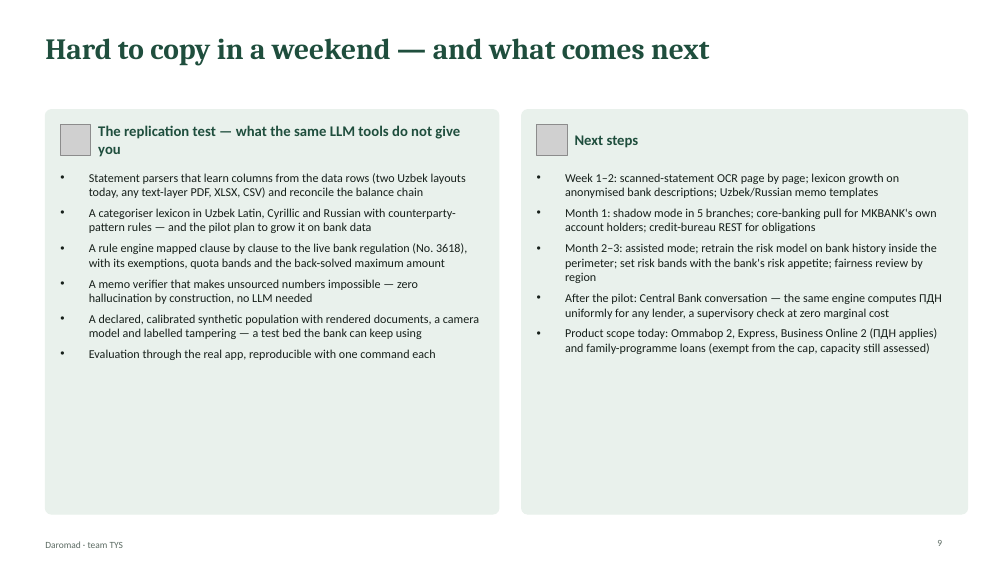
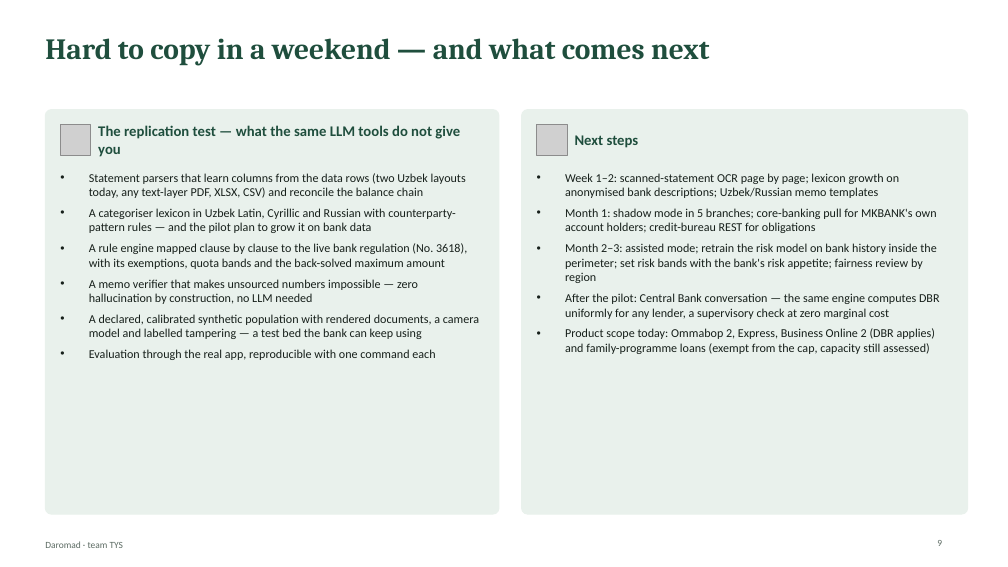
Before and after one commit to hmunisbekk-droid/TYS-fintech, a slide deck: slide 9 of deck/Daromad_TYS_deck.pptx. Drawn at 1008x567 pixels with LibreOffice and Linux fonts; fonts in the diff are those of the drawing; grey boxes stand for pictures. Boxes give left, top, right and bottom in pixels: in the first picture for what was removed or moved away, otherwise in the second. Text is boxed around its words. In the diff, an @@ line names an element or a change of style, - is before the commit and + after.

```diff
--- a/deck/Daromad_TYS_deck.pptx
+++ b/deck/Daromad_TYS_deck.pptx
@@ text at <box>565,293,940,354</box>: text changed @@
-• After the pilot: Central Bank conversation — the same engine computes ПДН uniformly for any lender, a supervisory check at zero marginal cost
-• Product scope today: Ommabop 2, Express, Business Online 2 (ПДН applies) and family-programme loans (exempt from the cap, capacity still assessed)
+• After the pilot: Central Bank conversation — the same engine computes DBR uniformly for any lender, a supervisory check at zero marginal cost
+• Product scope today: Ommabop 2, Express, Business Online 2 (DBR applies) and family-programme loans (exempt from the cap, capacity still assessed)
```
Also in this commit, not shown: 7 other slides changed, 3 slides removed, 20 other files.
